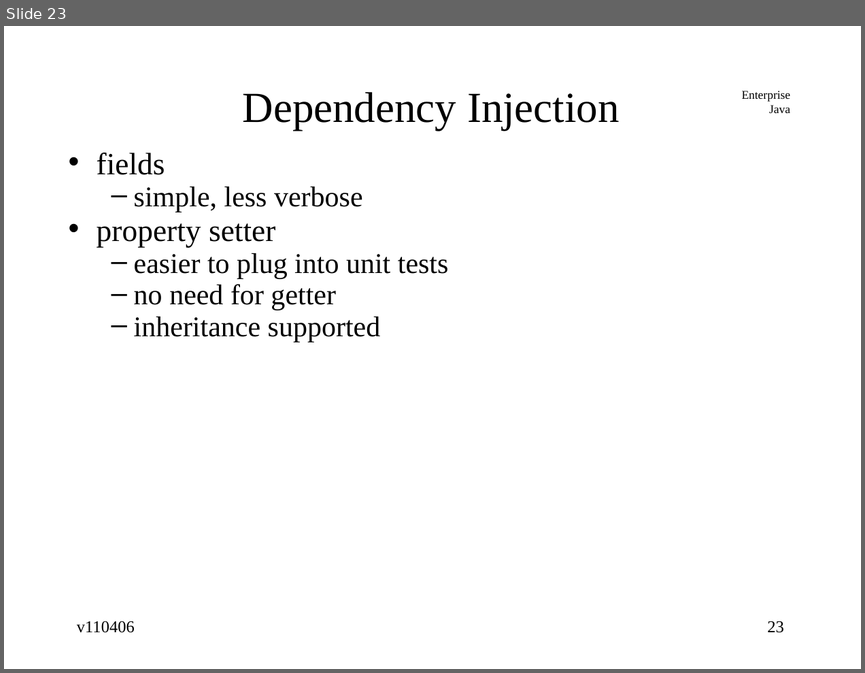
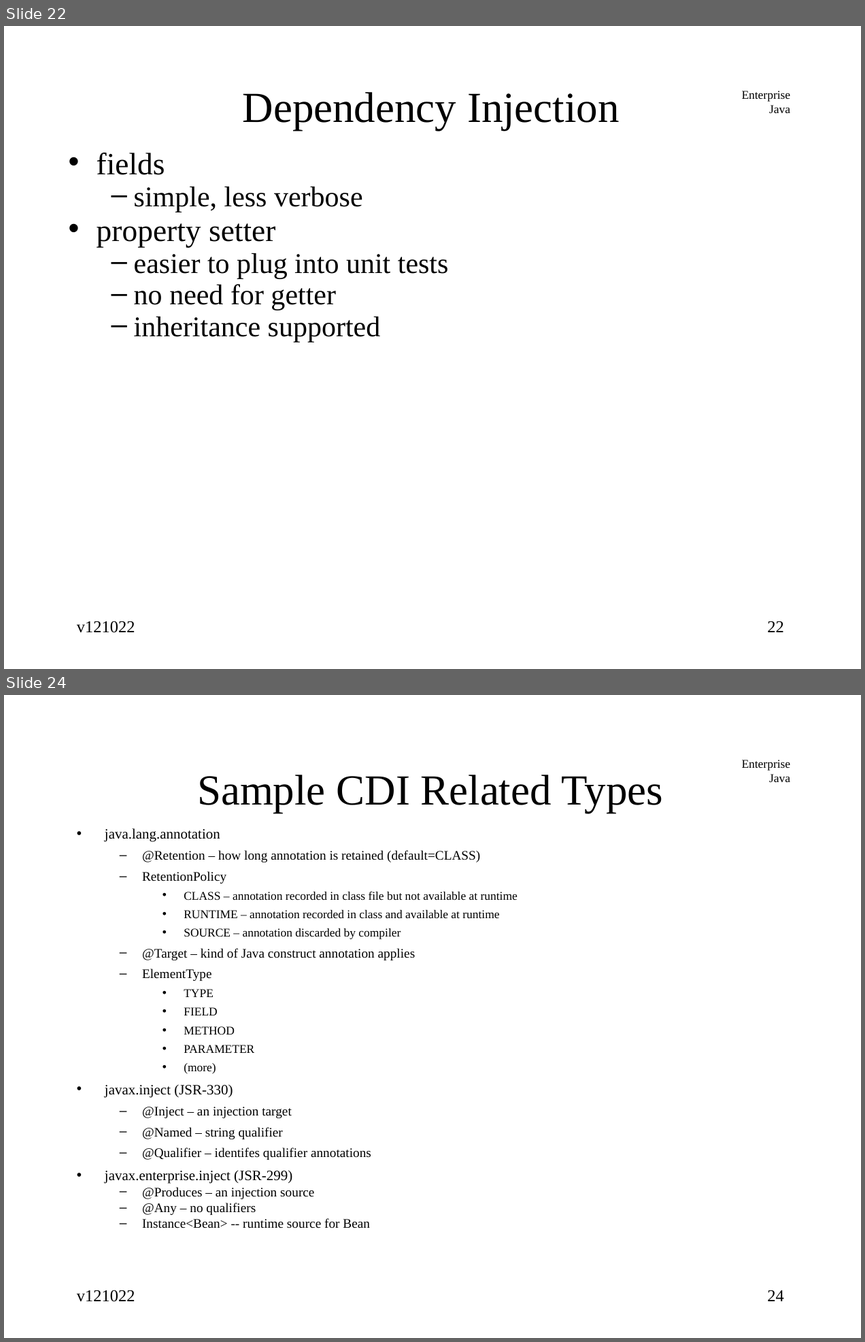
Before and after one commit to jcstaff/ejava-javaee, a slide deck: jndiDemo/src/site/resources/lectures/jndiENC.ppt. Shown one above the other, each under a label of ours: slide 23 before the commit, slides 22 and 24 after it; the slides between them are not shown. The pictures are 865x673 and 865x1342 pixels, drawn with LibreOffice and Linux fonts; fonts in the diff are those of the drawing. Boxes give left, top, right and bottom in pixels: in the first picture for what was removed or moved away, otherwise in the second. Text is boxed around its words. In the diff, an @@ line names an element or a change of style, - is before the commit and + after.

```diff
--- a/jndiDemo/src/site/resources/lectures/jndiENC.ppt
+++ b/jndiDemo/src/site/resources/lectures/jndiENC.ppt
@@ slide 24 added at box(4, 695, 861, 1338), background #FFFFFF; not listed: 1 template element that a slide beside it also shows @@
@@ title added at box(197, 775, 663, 813), 36 pt, text #000000 @@
+Sample CDI Related Types
@@ text added at box(105, 828, 517, 1228), 11 pt, text #000000 @@
+• java.lang.annotation
+  – @Retention – how long annotation is retained (default=CLASS)
+  – RetentionPolicy
+    • CLASS – annotation recorded in class file but not available at runtime
+    • RUNTIME – annotation recorded in class and available at runtime
+    • SOURCE – annotation discarded by compiler
+  – @Target – kind of Java construct annotation applies
+  – ElementType
+    • TYPE
+    • FIELD
+    • METHOD
+    • PARAMETER
+    • (more)
+• javax.inject (JSR-330)
+  – @Inject – an injection target
+  – @Named – string qualifier
+  – @Qualifier – identifes qualifier annotations
+• javax.enterprise.inject (JSR-299)
+  – @Produces – an injection source
+  – @Any – no qualifiers
+  – Instance<Bean> -- runtime source for Bean
@@ text added at box(77, 1289, 135, 1302), 14 pt, text #000000 @@
+v121022
@@ page number added at box(767, 1289, 784, 1301), 14 pt, text #000000 @@
+24
@@ what was slide 23 is now slide 22 @@
@@ slide 22 changed as well @@
@@ text at box(77, 620, 135, 633): text changed @@
-v110406
+v121022
@@ page number at box(767, 620, 784, 632): text changed @@
-23
+22
```
Also in this commit, not shown: 23 other slides changed, 11 other slides added, 1 slide removed.
